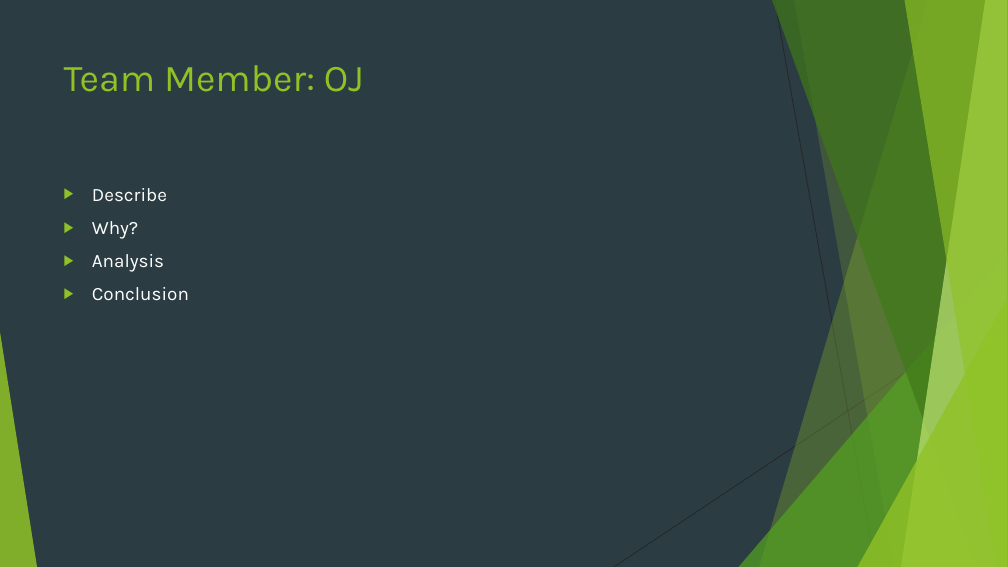
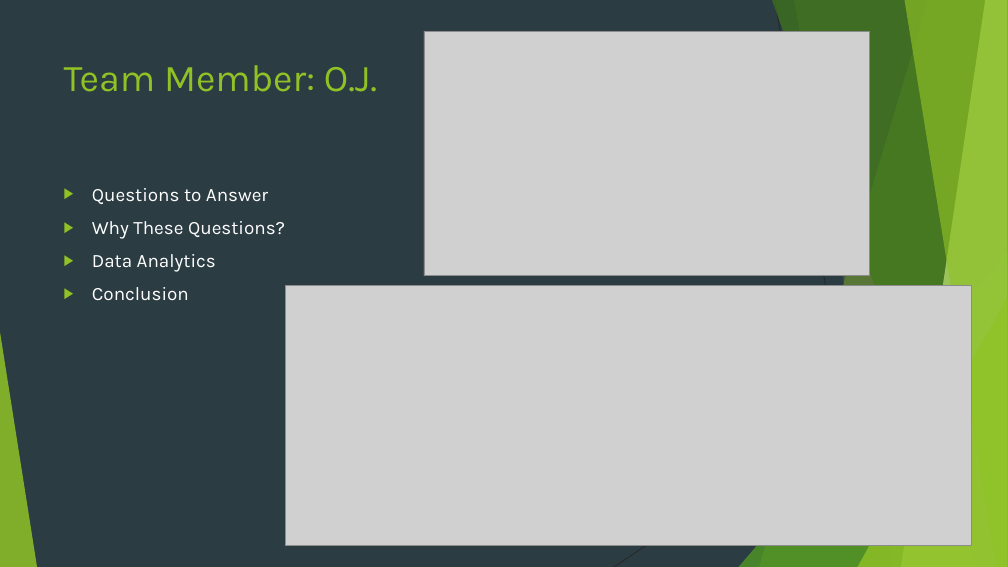
Before and after one commit to henryle-n/Hurricane-History-Analysis, a slide deck: slide 7 of Team_4_Proj_1.pptx (slide 6 before the commit). Drawn at 1008x567 pixels with LibreOffice and Linux fonts; fonts in the diff are those of the drawing; grey boxes stand for pictures. Boxes give left, top, right and bottom in pixels: in the first picture for what was removed or moved away, otherwise in the second. Text is boxed around its words. In the diff, an @@ line names an element or a change of style, - is before the commit and + after.

```diff
--- a/Team_4_Proj_1.pptx
+++ b/Team_4_Proj_1.pptx
@@ picture added at bbox=[424, 31, 870, 275] @@
@@ title at bbox=[64, 65, 377, 92]: text changed @@
-Team Member: OJ
+Team Member: O.J.
@@ text at bbox=[92, 188, 285, 272]: text changed @@
-▶ Describe
-▶ Why?
-▶ Analysis
+▶ Questions to Answer
+▶ Why These Questions?
+▶ Data Analytics
@@ picture added at bbox=[285, 285, 972, 546] @@
```
Also in this commit, not shown: 4 other slides changed, 5 slides added, 1 slide removed.
